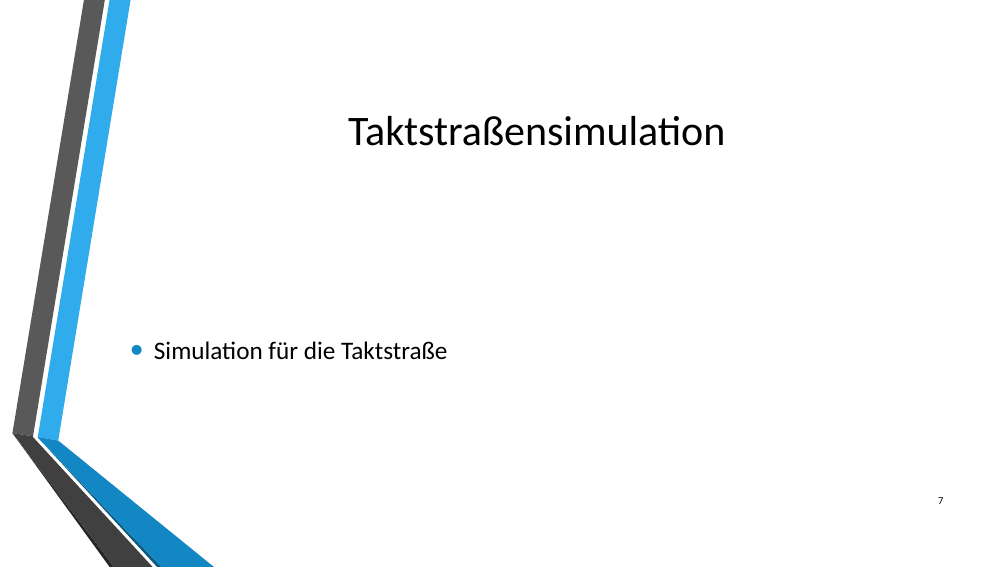
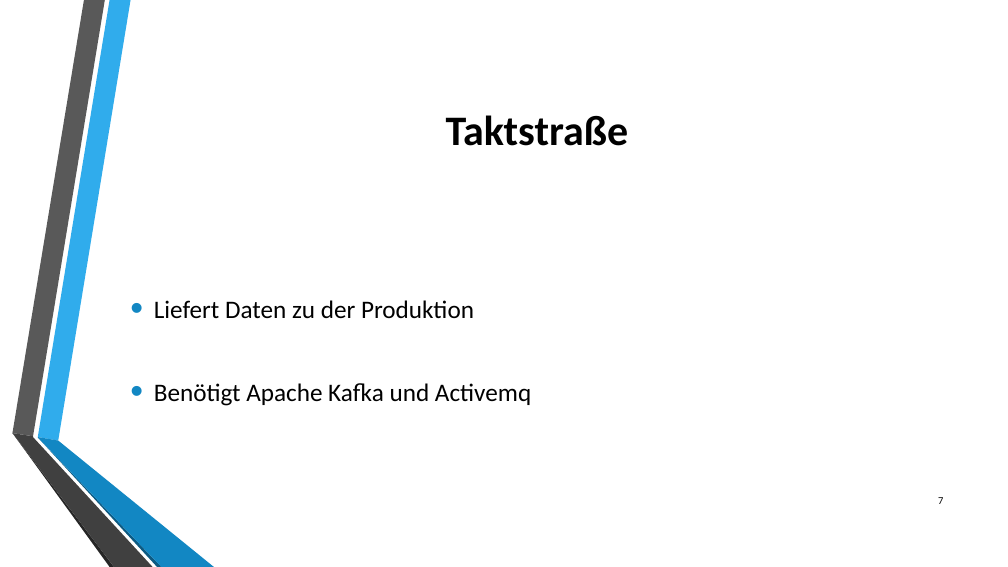
Before and after one commit to philipwagner1994/ProjectDHBW, a slide deck: slide 7 of Documentation/Projektpräsentationabschluss.pptx. Drawn at 1008x567 pixels with LibreOffice and Linux fonts; fonts in the diff are those of the drawing; background and template pictures are left out. Boxes give left, top, right and bottom in pixels: in the first picture for what was removed or moved away, otherwise in the second. Text is boxed around its words. In the diff, an @@ line names an element or a change of style, - is before the commit and + after.

```diff
--- a/Documentation/Projektpräsentationabschluss.pptx
+++ b/Documentation/Projektpräsentationabschluss.pptx
@@ title at (x1=446, y1=115, x2=629, y2=146): text changed; bold on @@
-Taktstraßensimulation
+Taktstraße
@@ text at (x1=154, y1=300, x2=531, y2=406): text changed @@
-• Simulation für die Taktstraße
+• Liefert Daten zu der Produktion
+• Benötigt Apache Kafka und Activemq
```
Also in this commit, not shown: 9 other slides changed, 1 slide added, 2 slides removed.
